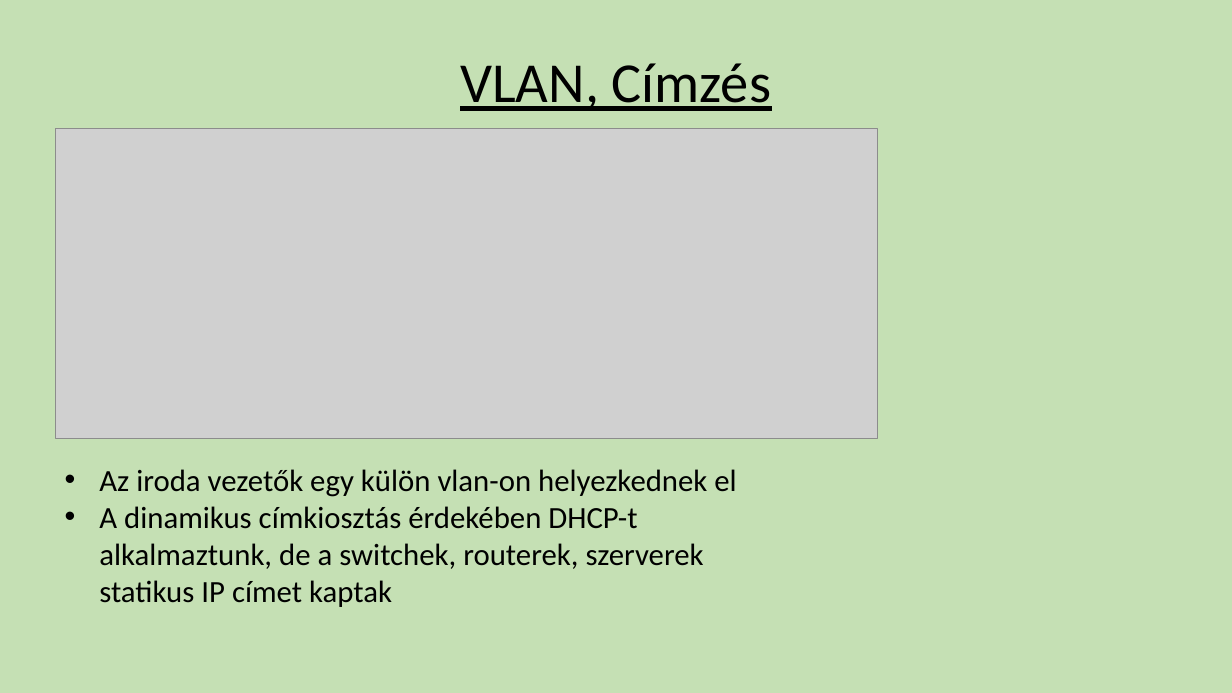
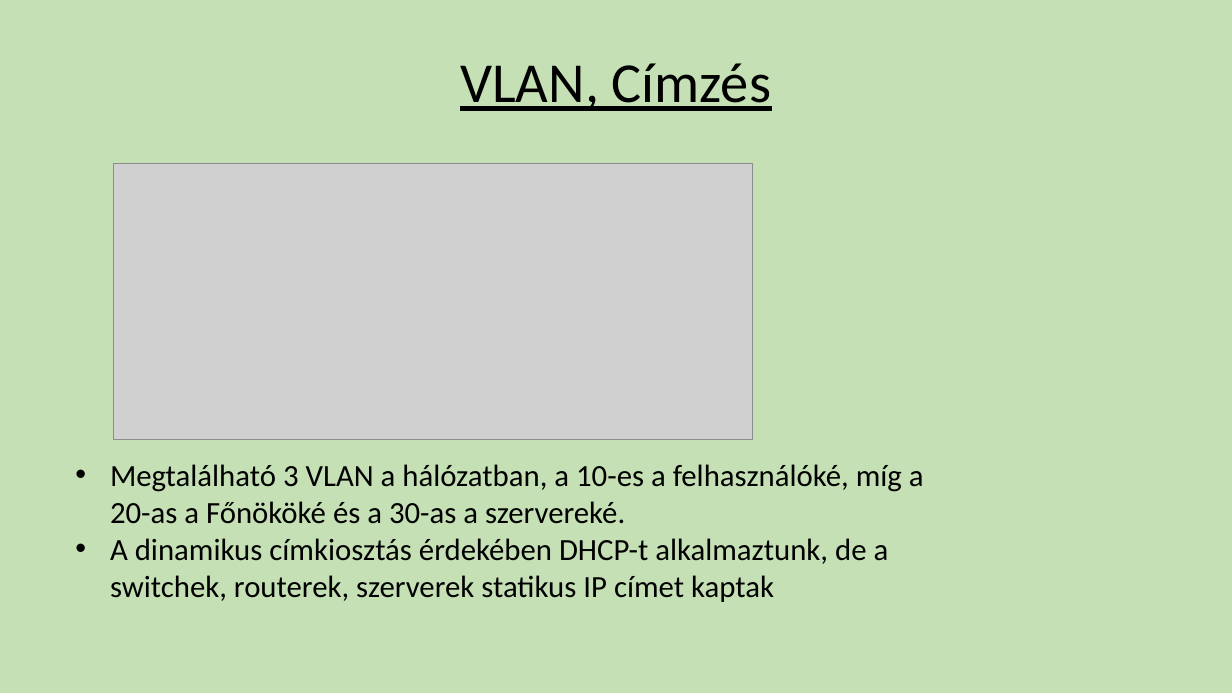
Before and after one commit to GyurosAdam/Niganyok, a slide deck: slide 10 of Hálózati Prezentáció.pptx. Drawn at 1232x693 pixels with LibreOffice and Linux fonts; fonts in the diff are those of the drawing; grey boxes stand for pictures; background and template pictures are left out. Boxes give left, top, right and bottom in pixels: in the first picture for what was removed or moved away, otherwise in the second. Text is boxed around its words. In the diff, an @@ line names an element or a change of style, - is before the commit and + after.

```diff
--- a/Hálózati Prezentáció.pptx
+++ b/Hálózati Prezentáció.pptx
@@ picture: place and size @@
-picture at box(55, 128, 878, 439)
+picture at box(114, 164, 752, 439)
@@ text "Megtalálható 3 VLAN a hálózatban, ...": place and size @@
-text "Megtalálható 3 VLAN a hálózatban, ..." at box(99, 469, 736, 607)
+text "Megtalálható 3 VLAN a hálózatban, ..." at box(110, 464, 924, 602)
@@ text at box(110, 464, 924, 524): text changed @@
-• Az iroda vezetők egy külön vlan-on helyezkednek el
+• Megtalálható 3 VLAN a hálózatban, a 10-es a felhasználóké, míg a 20-as a Főnököké és a 30-as a szervereké.
```
Also in this commit, not shown: 1 other slide changed, 1 other file.
